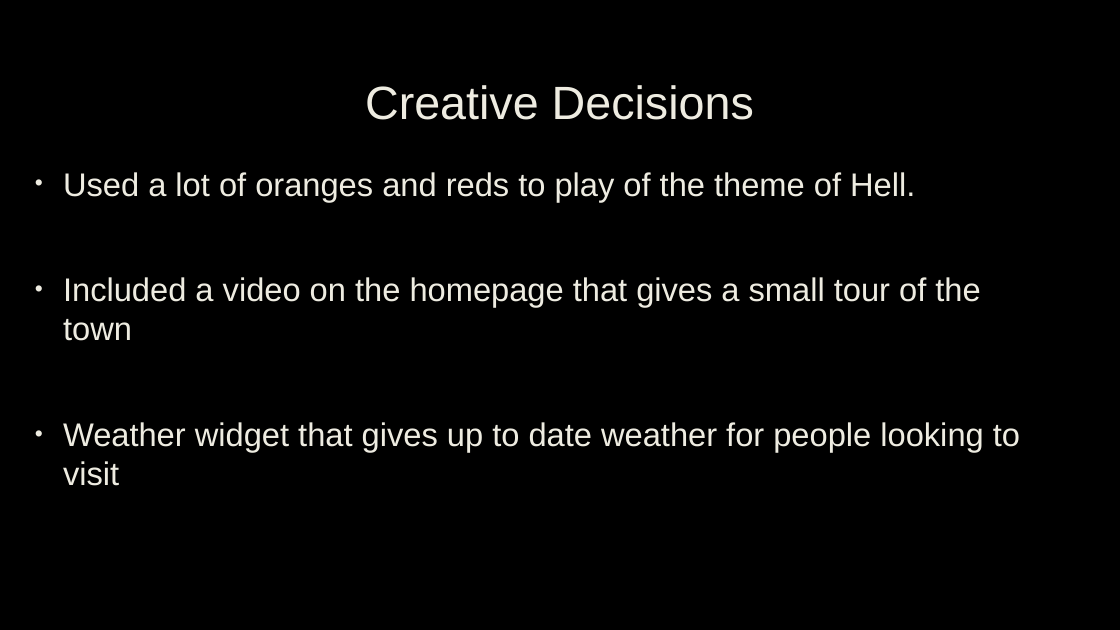
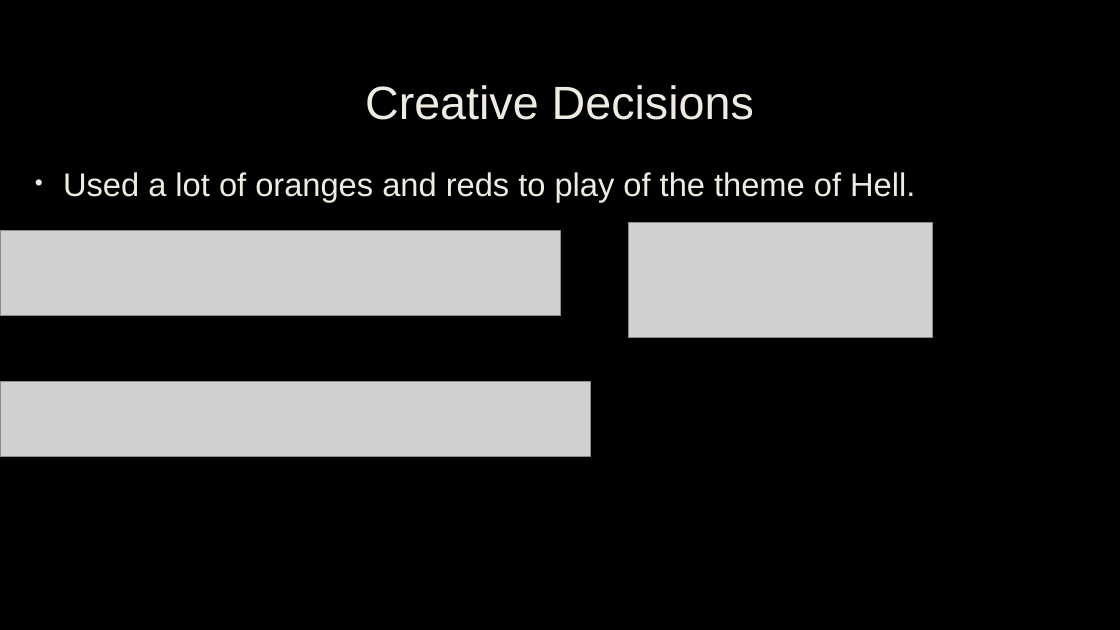
Before and after one commit to howa0144/howa0144.github.io, a slide deck: slide 3 of final/howard_ginny_final.pptx. Drawn at 1120x630 pixels with LibreOffice and Linux fonts; fonts in the diff are those of the drawing; grey boxes stand for pictures; background and template pictures are left out. Boxes give left, top, right and bottom in pixels: in the first picture for what was removed or moved away, otherwise in the second. Text is boxed around its words. In the diff, an @@ line names an element or a change of style, - is before the commit and + after.

```diff
--- a/final/howard_ginny_final.pptx
+++ b/final/howard_ginny_final.pptx
@@ picture added at bbox=[0, 230, 560, 315] @@
@@ picture added at bbox=[628, 223, 933, 338] @@
@@ text at bbox=[63, 277, 1020, 486]: paragraphs removed @@
-• Included a video on the homepage that gives a small tour of the town
-• Weather widget that gives up to date weather for people looking to visit
@@ picture added at bbox=[0, 381, 591, 456] @@
```
Also in this commit, not shown: 1 slide added.
